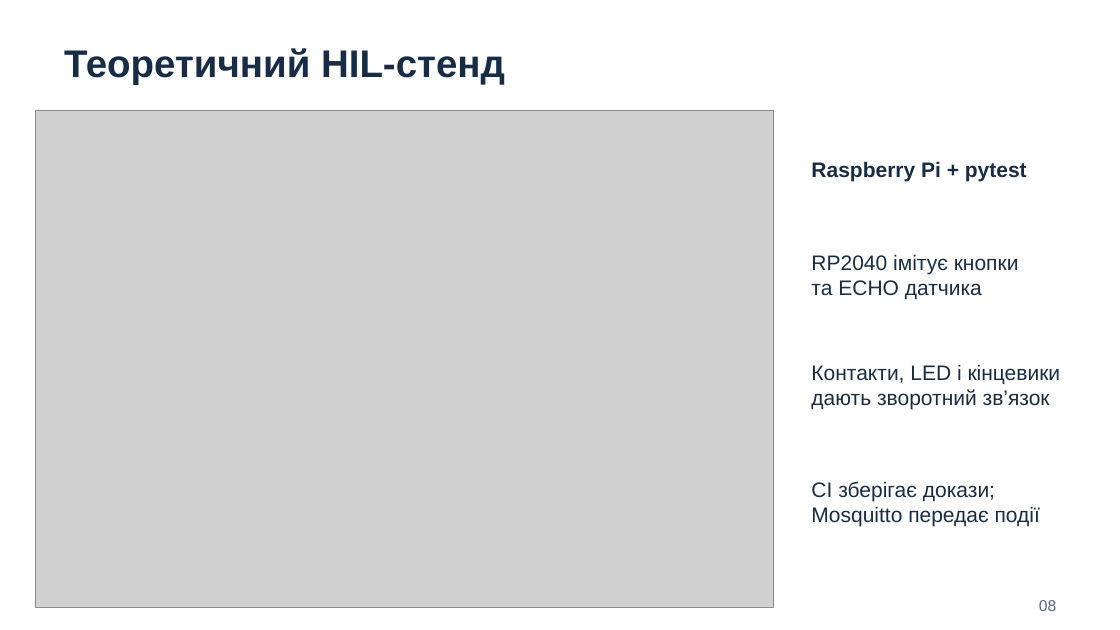
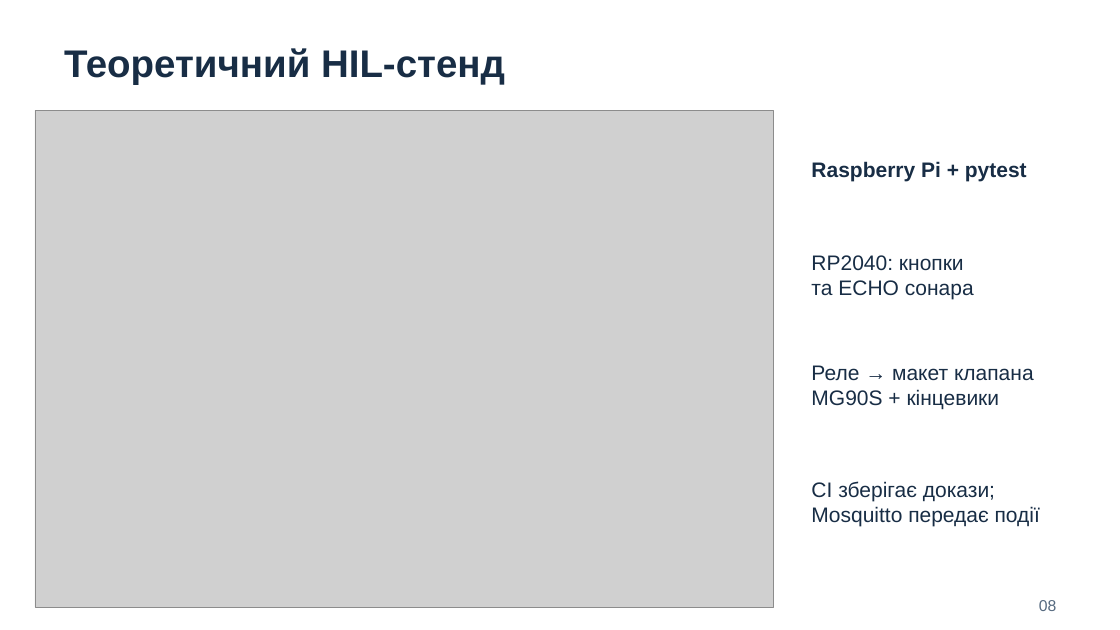
Before and after one commit to rpozniak/sentry-swm2-qa, a slide deck: slide 8 of docs/presentation/SENTRY_SWM2_QA.pptx. Drawn at 1120x630 pixels with LibreOffice and Linux fonts; fonts in the diff are those of the drawing; grey boxes stand for pictures. Boxes give left, top, right and bottom in pixels: in the first picture for what was removed or moved away, otherwise in the second. Text is boxed around its words. In the diff, an @@ line names an element or a change of style, - is before the commit and + after.

```diff
--- a/docs/presentation/SENTRY_SWM2_QA.pptx
+++ b/docs/presentation/SENTRY_SWM2_QA.pptx
@@ text at [811,255,974,299]: text changed @@
-RP2040 імітує кнопки
-та ECHO датчика
+RP2040: кнопки
+та ECHO сонара
@@ text at [811,365,1034,410]: text changed @@
-Контакти, LED і кінцевики
-дають зворотний зв’язок
+Реле → макет клапана
+MG90S + кінцевики
```
Also in this commit, not shown: 7 other files.
